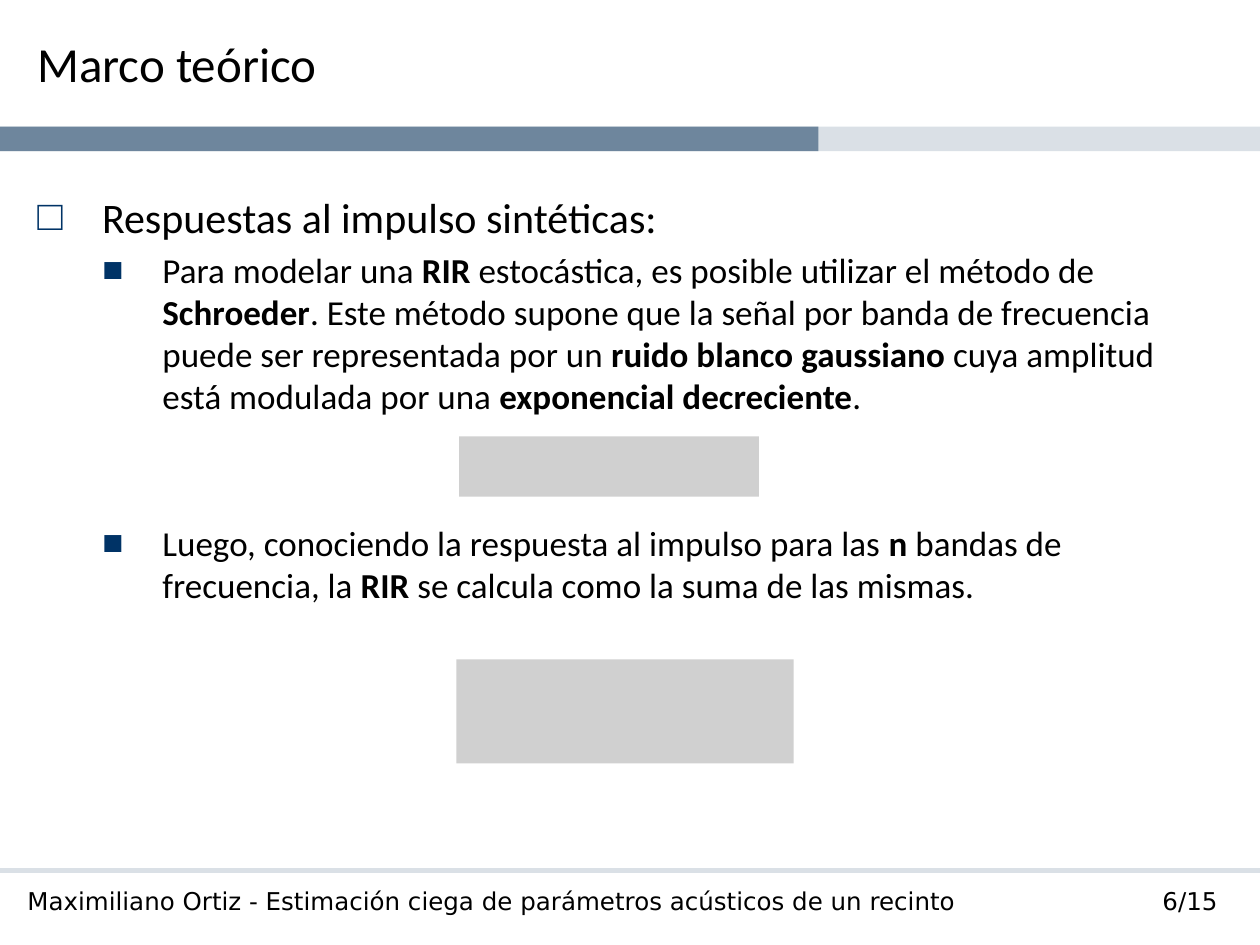
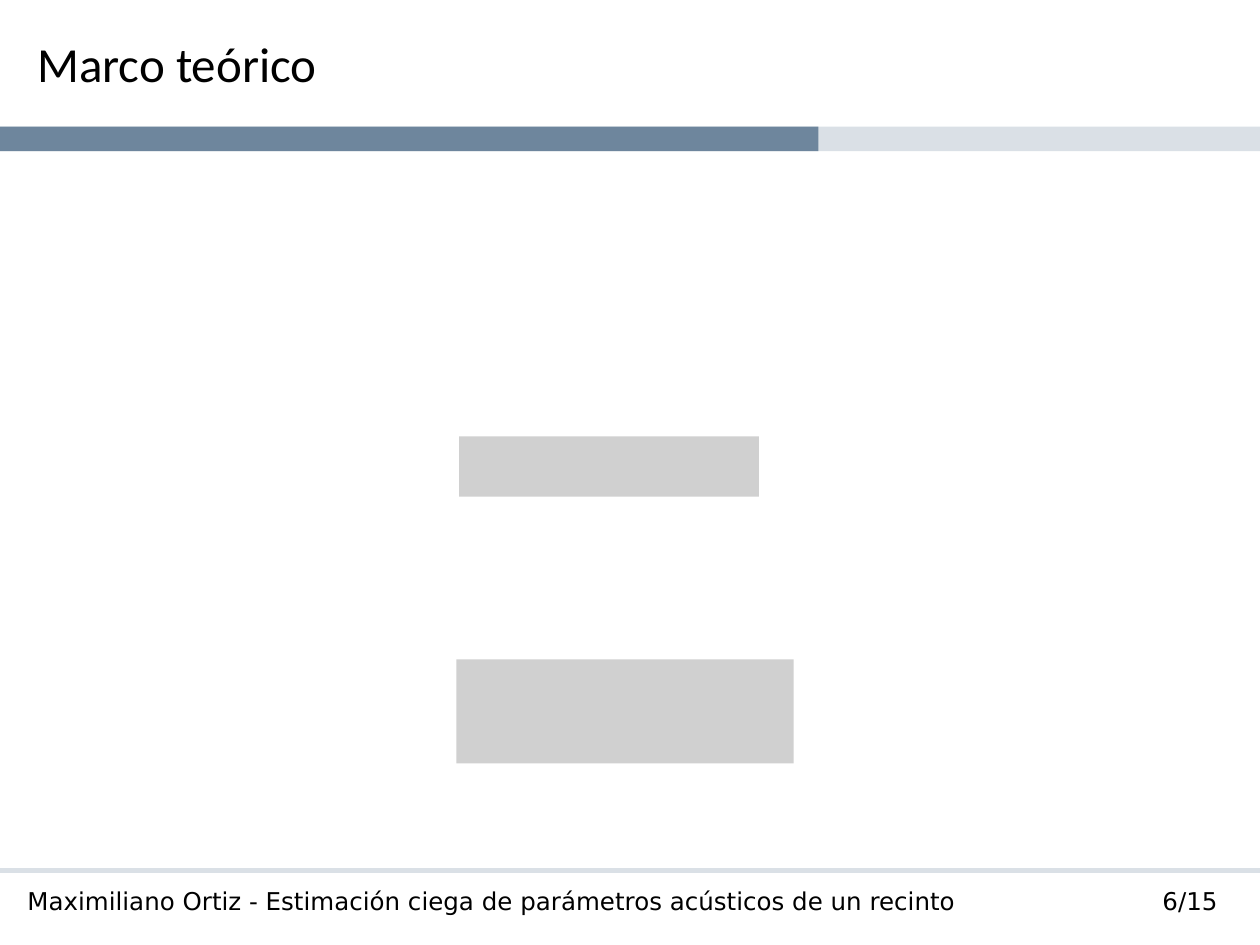
Before and after one commit to maxiaortiz22/thesis-report, a slide deck: slide 19 of Estimación ciega de parámetros acústicos de un recinto - Ortiz.pptx. Drawn at 1260x945 pixels with LibreOffice and Linux fonts; fonts in the diff are those of the drawing; grey boxes stand for pictures; background and template pictures are left out. Boxes give left, top, right and bottom in pixels: in the first picture for what was removed or moved away, otherwise in the second. Text is boxed around its words. In the diff, an @@ line names an element or a change of style, - is before the commit and + after.

```diff
--- a/Estimación ciega de parámetros acústicos de un recinto - Ortiz.pptx
+++ b/Estimación ciega de parámetros acústicos de un recinto - Ortiz.pptx
@@ text removed at [102, 203, 1154, 603] @@
-□ Respuestas al impulso sintéticas:
-  ■ Para modelar una RIR estocástica, es posible utilizar el método de Schroeder. Este método supone que la señal por banda de frecuencia puede ser representada por un ruido blanco gaussiano cuya amplitud está modulada por una exponencial decreciente.
-  ■ Luego, conociendo la respuesta al impulso para las n bandas de frecuencia, la RIR se calcula como la suma de las mismas.
```
Also in this commit, not shown: 6 other slides changed, 11 slides added.
